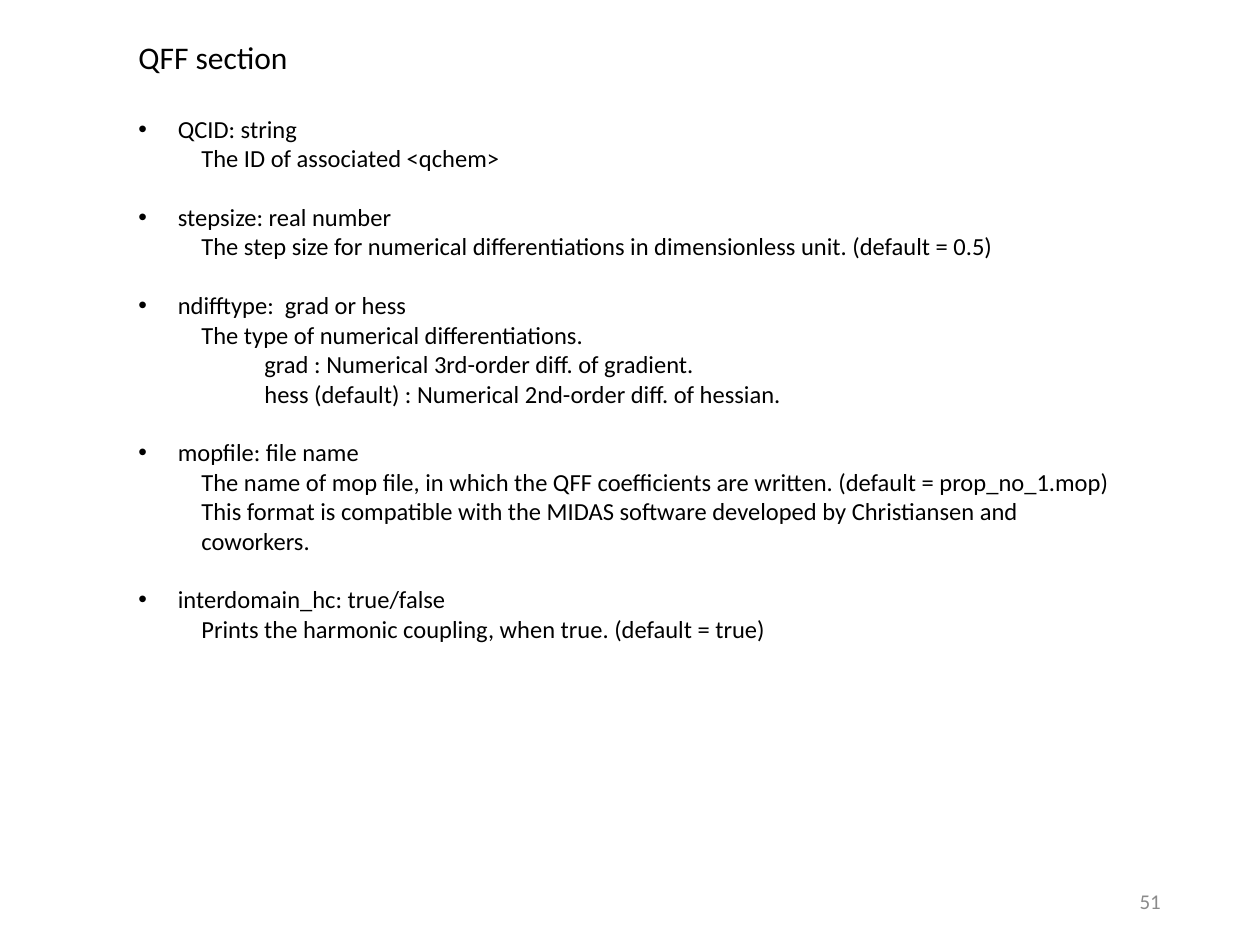
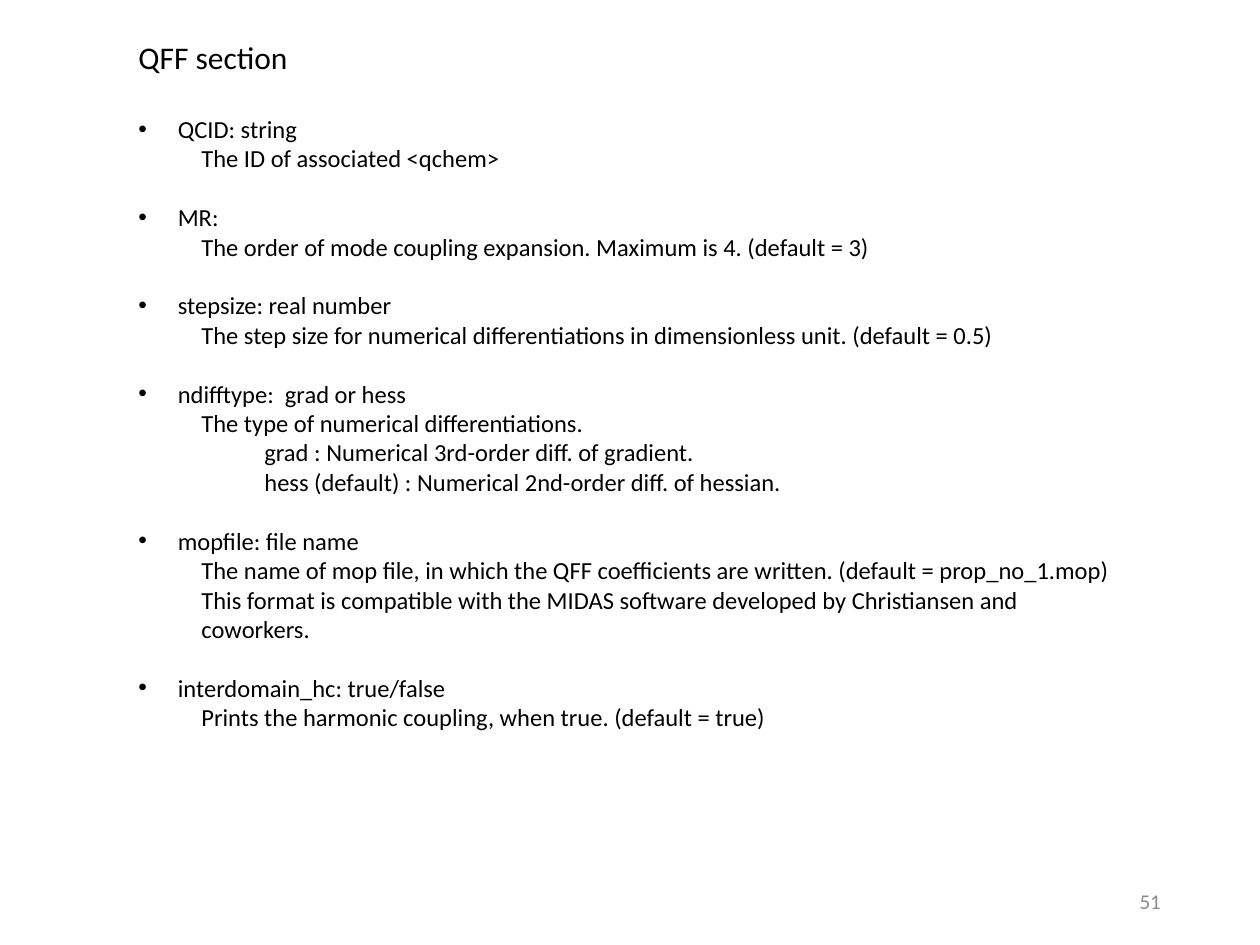
Before and after one commit to yagikiyoshi/sindo, a slide deck: slide 52 of doc/MakePES/usage_MakePES.pptx. Drawn at 1260x945 pixels with LibreOffice and Linux fonts; fonts in the diff are those of the drawing. Boxes give left, top, right and bottom in pixels: in the first picture for what was removed or moved away, otherwise in the second. Text is boxed around its words. In the diff, an @@ line names an element or a change of style, - is before the commit and + after.

```diff
--- a/doc/MakePES/usage_MakePES.pptx
+++ b/doc/MakePES/usage_MakePES.pptx
@@ text at bbox=[178, 210, 869, 261]: paragraphs added @@
+• MR:
+  The order of mode coupling expansion. Maximum is 4. (default = 3)
```
Also in this commit, not shown: 1 other slide changed, 5 other files.
